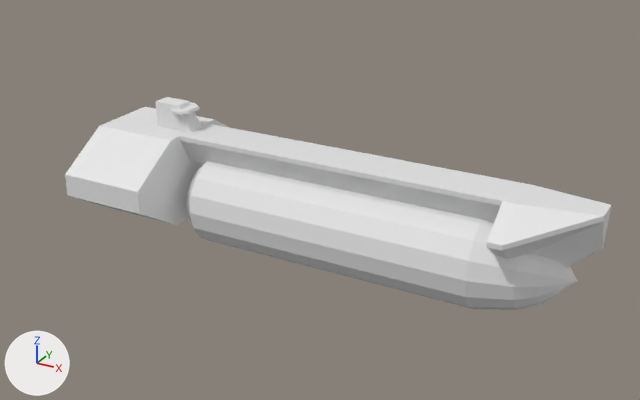
The Blender file Assets/Blockouts/civfrigcargo.blend, before and after one commit.
The view is the same before and after, from a 50 mm lens placed at (17.8, -29.9, 14.9), pointed at (1.3, 0.1, -0.1). The lights are fixed; the arrows at lower left show +X, +Y and +Z.

In view in the first picture: 'Conning', 'EBlock', 'Spine', 'Tank'.
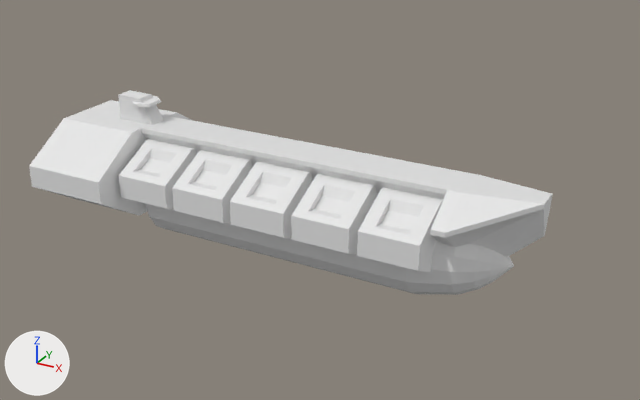
Pixel boxes (x1, y1, x2, y2) of what changed, in the pictures (640 x 400 px):
'Tank', moved: before (186, 161, 578, 310); after (145, 203, 514, 295)
'Spine', mesh moved: before (180, 123, 611, 268); after (141, 116, 552, 257)
'Cargo', shown: after (119, 139, 443, 272)
'EBlock', mesh moved: before (65, 107, 228, 225); after (29, 100, 191, 216)
'Conning', mesh moved: before (156, 97, 202, 133); after (118, 90, 164, 125)

Diff of the bpy script that builds the scene:
```diff
--- a/Assets/Blockouts/civfrigcargo.blend.py
+++ b/Assets/Blockouts/civfrigcargo.blend.py
@@ me_cube @@
 me_cube.from_pydata(...)  # 36 vertices, 36 faces; spans x -5.0..13.0, y -2.5..2.5, z -1.1..2.0
 # used by ob_spine; location = (0.0, 0.0, 0.0)
+# me_cube part 1: the whole mesh is moved by (-2.1, 0.0, 0.0)
 me_cube.materials.append(mat_material)
@@ me_cube_001 @@
 me_cube_001.from_pydata(...)  # 16 vertices, 10 faces; spans x -9.0..-5.0, y -4.0..4.0, z -2.0..2.0
 # used by ob_eblock; location = (0.0, 0.0, 0.0)
+# me_cube_001 part 2: the whole mesh is moved by (-2.12, 0.0, 0.0)
@@ me_cube_002 @@
 me_cube_002.from_pydata(...)  # 36 vertices, 36 faces; spans x -6.69..-4.69, y -0.7..0.7, z 1.76..3.14
 # used by ob_conning; location = (0.0, 0.0, 0.0)
+# me_cube_002 part 3: the whole mesh is moved by (-2.12, 0.0, 0.0)
@@ me_cube_003 @@
 me_cube_003.from_pydata(...)  # 80 vertices, 66 faces; spans x -4.75..-2.25, y -3.0..3.0, z -1.5..1.5
 # used by ob_cargo; location = (0.0, 0.0, 0.0)
+# me_cube_003 part 4: the whole mesh is moved by (-2.12, 0.0, 0.0)
@@ ob_cargo @@
 _m = ob_cargo.modifiers.new('Array', 'ARRAY')
 _m.relative_offset_displace = (1.15, 0.0, 0.0)
-ob_cargo.hide_set(True)
@@ ob_tank @@
 ob_tank = bpy.data.objects.new('Tank', me_cylinder_001)
-ob_tank.location = (0.0, 0.0, 0.0)
+ob_tank.location = (-2.41, 0.0, 0.0)
```
